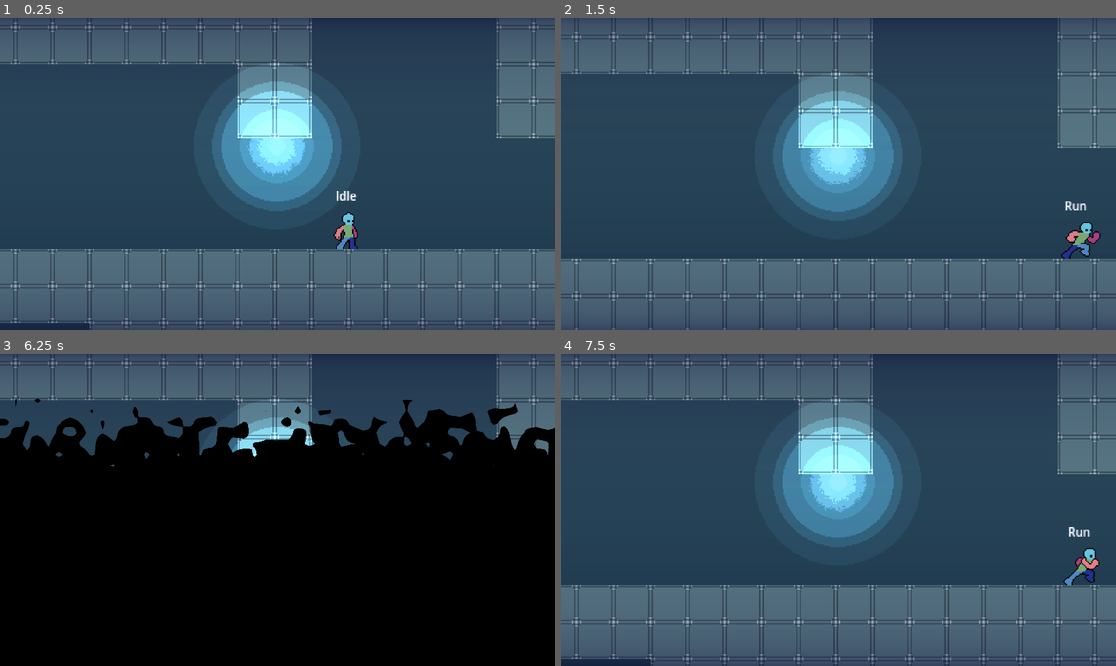
Above: before the commit, frames 1-4 (two rows, left to right).
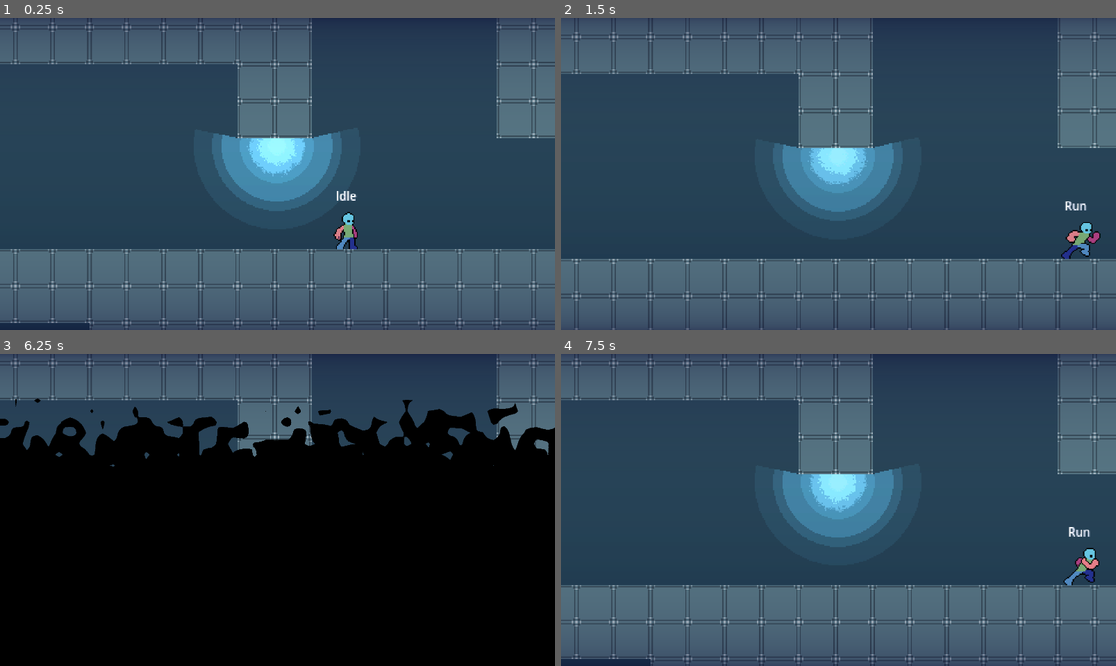
Above: after the commit, the same moments.

Repository: TianJunShi1/harry-forge
Game: Godot game, scene res://main.tscn
Same seed, same stepped clock (60 frames per second), same inputs: the game is played once before the commit and once after it.
Inputs (mouse positions are in pixels of both pictures, inside the frame that each line leads up to):
- Up to frame 1 (0.25 s): no input
- Up to frame 2 (1.5 s): move the mouse to (960, 158) at 0.52 s; hold D (right) from 0.53 s (still down); tap E (action) at 0.6 s; tap Space (jump) at 0.77 s; move the mouse to (727, 189) at 1.27 s; tap Shift (run) at 1.35 s
- Up to frame 3 (6.25 s): tap Space (jump) at 1.52, 3.02, 3.77, 4.52, 6.02 s; move the mouse to (333, 441) at 2.02 s; release D (right) at 2.03 s; hold A (left) 2.03-2.78 s; tap E (action) at 2.1, 3.6, 5.1 s; move the mouse to (249, 572) at 2.77 s; hold D (right) 2.78-4.28 s; tap Shift (run) at 2.85, 4.35, 5.85 s; move the mouse to (444, 556) at 3.52 s; move the mouse to (111, 463) at 4.27 s; hold A (left) 4.28-5.03 s; move the mouse to (305, 510) at 5.02 s; hold D (right) 5.03-5.78 s; move the mouse to (194, 432) at 5.77 s; hold A (left) from 5.78 s (still down)
- Up to frame 4 (7.5 s): move the mouse to (960, 494) at 6.52 s; tap E (action) at 6.6 s; tap Space (jump) at 6.77 s; move the mouse to (727, 525) at 7.27 s; release A (left) at 7.28 s; hold D (right) from 7.28 s (still down); tap Shift (run) at 7.35 s

The runs differ from the first frame. In frame 1, 3.1% of the frame differs, in the area x 38-62%, y 14-39%; in frame 2, 3.1%, in the area x 38-62%, y 17-42%; in frame 3, 0.8%; in frame 4, 3.1%.

Commit message:
Enable shadow on Torch PointLight2D
shadow_enabled was false (default), so occlusion layers had no effect.
shadow_filter=0 (None) keeps pixel-sharp shadow edges.

https://claude.ai/code/session_01Nep7k7bm9abyPcpCngC5Ws

Diff:
--- a/Interactable/Torch/Torch.tscn
+++ b/Interactable/Torch/Torch.tscn
@@ -100,4 +100,6 @@
 texture_filter = 1
 color = Color(0.65999997, 0.97166663, 1, 1)
 energy = 1.4
+shadow_enabled = true
+shadow_filter = 0
 texture = ExtResource("3_f7x5t")
